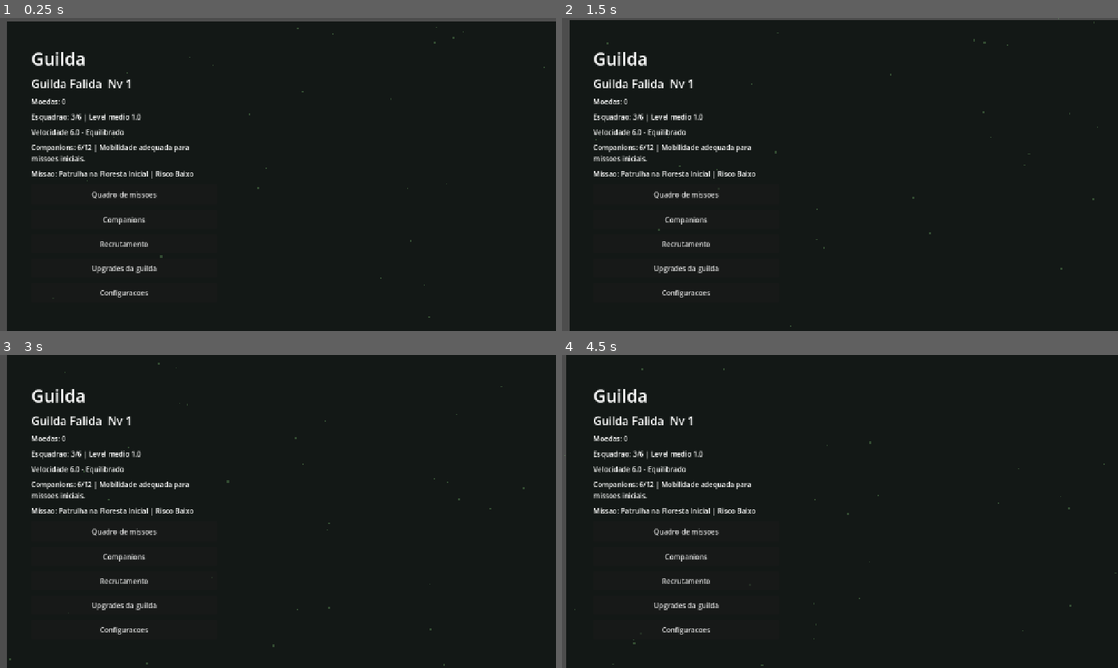
Above: before the commit, frames 1-4 (two rows, left to right).
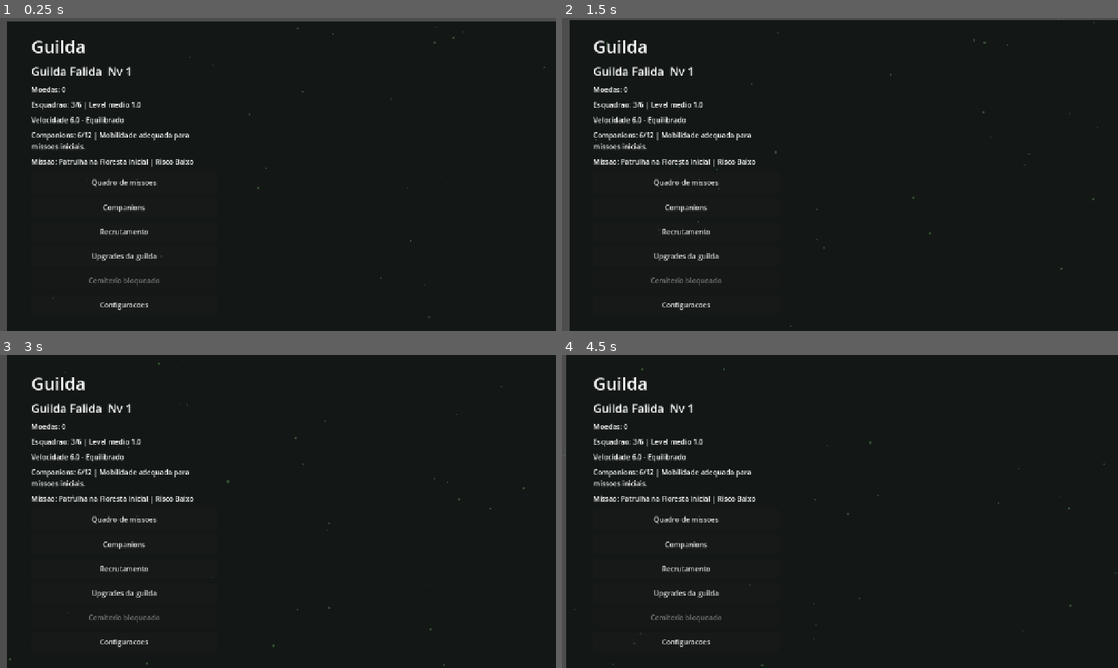
Above: after the commit, the same moments.

Repository: mspandrade/godot-ecos-do-prisma
Game: Godot game, scene res://scenes/ui/GuildScene.tscn
The game is run twice, just before and just after one commit, with the same random seed, the same clock (stepped at 60 frames per second) and the same inputs.
Inputs:
- Up to frame 1 (0.25 s): no input
- Up to frame 2 (1.5 s): click "Quadro de missoes" at 0.5 s; click "Voltar" at 1.25 s
- Up to frame 3 (3 s): click "Companions" at 2 s; click "Voltar" at 2.75 s
- Up to frame 4 (4.5 s): click "Recrutamento" at 3.5 s; click "Voltar" at 4.25 s

The runs differ from the first frame. In frame 1, 4.6% of the frame differs, in the area x 5-35%, y 7-94%; in frame 2, 4.6%; in frame 3, 4.6%; in frame 4, 4.6%.

Commit message:
Add graveyard and resurrection flow

Diff:
--- /dev/null
+++ b/scenes/ui/GraveyardScene.tscn
@@ -0,0 +1,73 @@
+[gd_scene load_steps=2 format=3]
+
+[ext_resource type="Script" path="res://scripts/ui/graveyard_scene.gd" id="1"]
+
+[node name="GraveyardScene" type="Control"]
+layout_mode = 3
+anchors_preset = 15
+anchor_right = 1.0
+anchor_bottom = 1.0
+grow_horizontal = 2
+grow_vertical = 2
+script = ExtResource("1")
+
+[node name="Background" type="ColorRect" parent="."]
+layout_mode = 1
+anchors_preset = 15
+anchor_right = 1.0
+anchor_bottom = 1.0
+color = Color(0.065, 0.075, 0.085, 1)
+
+[node name="Panel" type="Panel" parent="."]
+layout_mode = 1
+anchors_preset = 8
+anchor_left = 0.5
+anchor_top = 0.5
+anchor_right = 0.5
+anchor_bottom = 0.5
+offset_left = -380.0
+offset_top = -260.0
+offset_right = 380.0
+offset_bottom = 260.0
+
+[node name="VBox" type="VBoxContainer" parent="Panel"]
+layout_mode = 1
+anchors_preset = 15
+anchor_right = 1.0
+anchor_bottom = 1.0
+offset_left = 24.0
+offset_top = 22.0
+offset_right = -24.0
+offset_bottom = -22.0
+theme_override_constants/separation = 12
+
+[node name="Title" type="Label" parent="Panel/VBox"]
+layout_mode = 2
+theme_override_font_sizes/font_size = 30
+text = "Cemiterio"
+
+[node name="CoinsLabel" type="Label" parent="Panel/VBox"]
+unique_name_in_owner = true
+layout_mode = 2
+text = "Moedas: 0"
+
+[node name="StatusLabel" type="Label" parent="Panel/VBox"]
+unique_name_in_owner = true
+layout_mode = 2
+text = "Mortos registrados: 0"
+
+[node name="DeadScroll" type="ScrollContainer" parent="Panel/VBox"]
+layout_mode = 2
+size_flags_vertical = 3
+
+[node name="DeadList" type="VBoxContainer" parent="Panel/VBox/DeadScroll"]
+unique_name_in_owner = true
+layout_mode = 2
+size_flags_horizontal = 3
+theme_override_constants/separation = 12
+
+[node name="BackButton" type="Button" parent="Panel/VBox"]
+unique_name_in_owner = true
+layout_mode = 2
+custom_minimum_size = Vector2(0, 42)
+text = "Voltar"
--- a/scenes/ui/GuildScene.tscn
+++ b/scenes/ui/GuildScene.tscn
@@ -114,6 +114,12 @@
 layout_mode = 2
 text = "Upgrades da guilda"
 
+[node name="GraveyardButton" type="Button" parent="MenuBox"]
+unique_name_in_owner = true
+custom_minimum_size = Vector2(0, 44)
+layout_mode = 2
+text = "Cemiterio"
+
 [node name="SettingsButton" type="Button" parent="MenuBox"]
 unique_name_in_owner = true
 custom_minimum_size = Vector2(0, 44)
--- a/scripts/core/game_data.gd
+++ b/scripts/core/game_data.gd
@@ -319,6 +319,8 @@
 		data["cooldown"] = maxf(0.1, float(result.get("cooldown", data.get("cooldown", 1.0))))
 		data["ability_power"] = maxf(0.0, float(result.get("ability_power", data.get("ability_power", 1.0))))
 		data["state"] = _normalized_return_state(str(result.get("state", data.get("state", "disponivel"))))
+		if str(data["state"]) == "morto":
+			active_squad.erase(companion_id)
 		companion_roster[companion_id] = data
 		changed = true
 	if changed:
@@ -378,6 +380,56 @@
 	save_data()
 	companion_roster_changed.emit()
 	recruitment_changed.emit()
+	return true
+
+func get_dead_companions() -> Array:
+	_ensure_guild_defaults()
+	var result := []
+	for companion_id in companion_roster.keys():
+		var data: Dictionary = companion_roster[companion_id].duplicate(true)
+		if str(data.get("state", "disponivel")) != "morto":
+			continue
+		data["id"] = str(companion_id)
+		data["resurrection_cost"] = get_resurrection_cost(str(companion_id))
+		result.append(data)
+	result.sort_custom(func(a: Dictionary, b: Dictionary): return str(a["name"]) < str(b["name"]))
+	return result
+
+func get_resurrection_cost(companion_id: String) -> int:
+	if not companion_roster.has(companion_id):
+		return 0
+	var data: Dictionary = companion_roster[companion_id]
+	var level := int(data.get("level", 1))
+	var rarity := str(data.get("rarity", "comum"))
+	var rarity_cost := 0
+	match rarity:
+		"incomum":
+			rarity_cost = 80
+		"raro":
+			rarity_cost = 180
+		"epico":
+			rarity_cost = 360
+		"lendario":
+			rarity_cost = 700
+	return 220 + max(0, level - 1) * 90 + rarity_cost
+
+func resurrect_companion(companion_id: String) -> bool:
+	_ensure_guild_defaults()
+	if not companion_roster.has(companion_id):
+		return false
+	var data: Dictionary = companion_roster[companion_id]
+	if str(data.get("state", "disponivel")) != "morto":
+		return false
+	var cost := get_resurrection_cost(companion_id)
+	if not spend_coins(cost):
+		return false
+	data["state"] = "ferido"
+	data["current_health"] = maxf(1.0, float(data.get("max_health", 1.0)) * 0.35)
+	data["xp"] = int(floor(max(0, int(data.get("xp", 0))) * 0.75))
+	companion_roster[companion_id] = data
+	save_data()
+	companion_roster_changed.emit()
+	squad_changed.emit(get_squad_summary())
 	return true
 
 func get_missions() -> Array:
@@ -503,6 +555,8 @@
 		if not companion_roster.has(companion_id):
 			continue
 		var data: Dictionary = companion_roster[companion_id]
+		if str(data.get("state", "disponivel")) == "morto":
+			continue
 		total_level += float(data.get("level", 1))
 		total_speed += float(data.get("speed_rating", 0.0))
 		count += 1
@@ -658,7 +712,10 @@
 		companion_roster = _default_companion_roster()
 		if active_squad.is_empty():
 			active_squad = ["c_warrior_001", "c_archer_001", "c_cleric_001"]
-	active_squad = active_squad.filter(func(companion_id): return companion_roster.has(str(companion_id)))
+	active_squad = active_squad.filter(func(companion_id):
+		var resolved_id := str(companion_id)
+		return companion_roster.has(resolved_id) and str(companion_roster[resolved_id].get("state", "disponivel")) != "morto"
+	)
 	if recruitment.is_empty():
 		recruitment = {"available": _generate_recruitment_queue(), "reroll_count": 0}
 	if not recruitment.has("available") or recruitment.get("available", []).is_empty():
--- a/scripts/game/companion.gd
+++ b/scripts/game/companion.gd
@@ -4,6 +4,7 @@
 
 signal leveled_up(companion: Node, choices: Array)
 signal health_changed(companion: Node, current: float, maximum: float)
+signal state_changed(companion: Node, state: String, seconds_remaining: float)
 
 var companion_id := "shield_warrior"
 var display_name := "Guerreiro do Escudo"
@@ -27,6 +28,8 @@
 var player: Node2D
 var contact_tick := 0.0
 var is_down := false
+var downed_time_remaining := 30.0
+var downed_duration := 30.0
 var is_recruited := false
 var is_invulnerable := false
 var shield_charge_state := "idle"
@@ -106,6 +109,7 @@
 		_update_walk_animation(false)
 		return
 	if is_down:
+		_process_downed(delta)
 		_update_walk_animation(false)
 		return
 	spawn_grace_time = max(0.0, spawn_grace_time - delta)
@@ -240,7 +244,7 @@
 			_assassin_attack()
 
 func take_damage(amount: float) -> void:
-	if is_down or not is_recruited or spawn_grace_time > 0.0 or is_invulnerable:
+	if is_down or state == "morto" or not is_recruited or spawn_grace_time > 0.0 or is_invulnerable:
 		return
 	var mitigated_amount := maxf(1.0, amount - defense * 0.35)
 	health = max(0.0, health - mitigated_amount)
@@ -253,7 +257,7 @@
 	health_changed.emit(self, health, max_health)
 
 func heal(amount: float) -> void:
-	if is_down or not is_recruited or health >= max_health:
+	if is_down or state == "morto" or not is_recruited or health >= max_health:
 		return
 	health = min(max_health, health + amount)
 	if body:
@@ -278,18 +282,41 @@
 func _fall() -> void:
 	is_down = true
 	state = "caido"
+	downed_time_remaining = downed_duration
 	velocity = Vector2.ZERO
+	collision_layer = 0
+	collision_mask = 0
+	remove_from_group("heroes")
+	if body:
+		body.modulate = Color(0.45, 0.45, 0.45, 0.78)
+	health_changed.emit(self, health, max_health)
+	state_changed.emit(self, state, downed_time_remaining)
+
+func _process_downed(delta: float) -> void:
+	if state != "caido":
+		return
+	downed_time_remaining = maxf(0.0, downed_time_remaining - delta)
+	state_changed.emit(self, state, downed_time_remaining)
+	if downed_time_remaining <= 0.0:
+		_die()
+
+func _die() -> void:
+	is_down = true
+	state = "morto"
+	health = 0.0
 	visible = false
 	collision_layer = 0
 	collision_mask = 0
 	remove_from_group("heroes")
 	health_changed.emit(self, health, max_health)
+	state_changed.emit(self, state, 0.0)
 
 func recruit(new_offset: Vector2) -> void:
-	if is_recruited or is_down:
+	if is_recruited or is_down or state == "morto":
 		return
 	is_recruited = true
 	state = "em_missao"
+	downed_time_remaining = downed_duration
 	follow_offset = new_offset
 	health = max_health
 	_snap_to_formation()
--- a/scripts/game/companion_manager.gd
+++ b/scripts/game/companion_manager.gd
@@ -74,7 +74,7 @@
 			"range": companion.attack_range,
 			"cooldown": companion.attack_cooldown,
 			"ability_power": companion.ability_power,
-			"state": "ferido" if companion.is_down else "disponivel"
+			"state": companion.state if companion.is_down else "disponivel"
 		})
 	return results
 
--- /dev/null
+++ b/scripts/ui/graveyard_scene.gd
@@ -0,0 +1,58 @@
+extends Control
+
+@onready var coins_label: Label = %CoinsLabel
+@onready var status_label: Label = %StatusLabel
+@onready var dead_list: VBoxContainer = %DeadList
+
+func _ready() -> void:
+	%BackButton.pressed.connect(func(): get_tree().change_scene_to_file("res://scenes/ui/GuildScene.tscn"))
+	GameData.coins_changed.connect(func(_coins: int): _refresh())
+	GameData.companion_roster_changed.connect(_refresh)
+	_refresh()
+
+func _refresh() -> void:
+	coins_label.text = "Moedas: %d" % GameData.coins
+	for child in dead_list.get_children():
+		child.queue_free()
+	var dead_companions := GameData.get_dead_companions()
+	status_label.text = "Mortos registrados: %d" % dead_companions.size()
+	if dead_companions.is_empty():
+		var empty := Label.new()
+		empty.text = "Nenhum companion no cemiterio."
+		dead_list.add_child(empty)
+		return
+	for companion in dead_companions:
+		_add_dead_row(companion)
+
+func _add_dead_row(companion: Dictionary) -> void:
+	var row := VBoxContainer.new()
+	row.custom_minimum_size = Vector2(0, 126)
+	var title := Label.new()
+	title.text = "%s | %s %s | Lv %d" % [
+		str(companion.get("name", "Companion")),
+		str(companion.get("class_name", companion.get("class", ""))),
+		str(companion.get("rarity", "comum")).capitalize(),
+		int(companion.get("level", 1))
+	]
+	title.add_theme_font_size_override("font_size", 18)
+	var details := Label.new()
+	details.text = "Ataque %.1f | Defesa %.1f | Vel %.1f | XP %d/%d" % [
+		float(companion.get("attack", 0.0)),
+		float(companion.get("defense", 0.0)),
+		float(companion.get("speed_rating", 0.0)),
+		int(companion.get("xp", 0)),
+		int(companion.get("xp_required", 10))
+	]
+	var button := Button.new()
+	var cost := int(companion.get("resurrection_cost", 0))
+	button.text = "Ressuscitar - %d moedas" % cost
+	button.disabled = GameData.coins < cost
+	button.pressed.connect(_resurrect.bind(str(companion["id"])))
+	row.add_child(title)
+	row.add_child(details)
+	row.add_child(button)
+	dead_list.add_child(row)
+
+func _resurrect(companion_id: String) -> void:
+	if not GameData.resurrect_companion(companion_id):
+		_refresh()
--- a/scripts/ui/guild_scene.gd
+++ b/scripts/ui/guild_scene.gd
@@ -13,12 +13,14 @@
 	%RosterButton.pressed.connect(func(): get_tree().change_scene_to_file("res://scenes/ui/CharactersScreen.tscn"))
 	%RecruitmentButton.pressed.connect(func(): get_tree().change_scene_to_file("res://scenes/ui/RecruitmentScene.tscn"))
 	%UpgradesButton.pressed.connect(func(): get_tree().change_scene_to_file("res://scenes/ui/UpgradesScreen.tscn"))
+	%GraveyardButton.pressed.connect(func(): get_tree().change_scene_to_file("res://scenes/ui/GraveyardScene.tscn"))
 	%SettingsButton.pressed.connect(_show_settings)
 	GameData.coins_changed.connect(func(_coins: int): _refresh())
 	GameData.companion_roster_changed.connect(_refresh)
 	GameData.squad_changed.connect(func(_summary: Dictionary): _refresh())
 	GameData.recruitment_changed.connect(_refresh)
 	GameData.mission_changed.connect(func(_mission_id: String): _refresh())
+	GameData.guild_changed.connect(_refresh)
 	particles.emitting = true
 	_refresh()
 
@@ -48,6 +50,9 @@
 		str(summary["mobility_warning"])
 	]
 	%MissionButton.disabled = int(summary["size"]) <= 0
+	var graveyard_unlocked: bool = (GameData.guild.get("unlocked_structures", []) as Array).has("graveyard")
+	%GraveyardButton.disabled = not graveyard_unlocked
+	%GraveyardButton.text = "Cemiterio" if graveyard_unlocked else "Cemiterio bloqueado"
 
 func _show_settings() -> void:
 	%SettingsLabel.visible = not %SettingsLabel.visible
--- a/scripts/ui/hud.gd
+++ b/scripts/ui/hud.gd
@@ -50,10 +50,22 @@
 	companion_health_list.add_child(row)
 	_update_companion_health_bar(bar, companion.health, companion.max_health)
 	companion.health_changed.connect(func(_companion: Node, current: float, maximum: float): _update_companion_health_bar(bar, current, maximum))
+	if companion.has_signal("state_changed"):
+		companion.state_changed.connect(func(_companion: Node, state: String, seconds_remaining: float): _update_companion_state_label(label, companion.display_name, state, seconds_remaining))
 
 func _update_companion_health_bar(bar: ProgressBar, current: float, maximum: float) -> void:
 	bar.max_value = maximum
 	bar.value = current
+
+func _update_companion_state_label(label: Label, companion_name: String, state: String, seconds_remaining: float) -> void:
+	var base_name := _short_companion_name(str(companion_name))
+	match state:
+		"caido":
+			label.text = "%s Caido %ds" % [base_name, int(ceil(seconds_remaining))]
+		"morto":
+			label.text = "%s Morto" % base_name
+		_:
+			label.text = base_name
 
 func _short_companion_name(name: String) -> String:
 	match name:
--- a/tests/test_runner.gd
+++ b/tests/test_runner.gd
@@ -49,6 +49,7 @@
 	_test_flee_does_not_complete_mission()
 	_test_enemy_spawner_accepts_mission_profile()
 	_test_companion_run_results_update_roster()
+	_test_dead_companion_resurrection_flow()
 	_test_recruitment_hire_adds_companion()
 	_test_recruitment_reroll_spends_coins_and_scales_cost()
 	_test_scene_pool_acquire_and_recycle_signal()
@@ -149,8 +150,11 @@
 	_assert_float_eq(companion.ability_power, 1.15, "Companion ability upgrade applies")
 	companion.take_damage(40.0)
 	_assert_eq(companion.health, 0.0, "Companion can fall after taking lethal damage")
-	_assert_true(companion.is_down, "Companion dies permanently after falling")
-	_assert_true(not companion.is_damage_target(), "Dead companion is no longer a damage target")
+	_assert_true(companion.is_down, "Companion enters downed state after falling")
+	_assert_eq(companion.state, "caido", "Fallen companion waits in caido state")
+	_assert_true(not companion.is_damage_target(), "Downed companion is no longer a damage target")
+	companion._process_downed(companion.downed_duration)
+	_assert_eq(companion.state, "morto", "Downed companion dies when the rescue timer expires")
 	companion.free()
 
 func _test_companion_ignores_xp_and_upgrades_when_unavailable() -> void:
@@ -430,6 +434,37 @@
 	_assert_float_eq(companion["current_health"], 16.8, "Wounded companion returns with partial health")
 	data.free()
 
+func _test_dead_companion_resurrection_flow() -> void:
+	var data: Node = GameDataScript.new()
+	data.coins = 1000
+	data.apply_companion_run_results([
+		{
+			"id": "c_warrior_001",
+			"level": 3,
+			"xp": 8,
+			"xp_required": 18,
+			"max_health": 48.0,
+			"current_health": 0.0,
+			"attack": 7.5,
+			"defense": 5.0,
+			"move_speed": 220.0,
+			"speed_rating": 6.5,
+			"range": 170.0,
+			"cooldown": 1.1,
+			"ability_power": 1.25,
+			"state": "morto"
+		}
+	])
+	_assert_eq(data.companion_roster["c_warrior_001"]["state"], "morto", "Dead run result persists in roster")
+	_assert_true(not data.get_active_squad().has("c_warrior_001"), "Dead companion is removed from active squad")
+	_assert_eq(data.get_dead_companions().size(), 1, "Dead companion appears in graveyard list")
+	var cost: int = data.get_resurrection_cost("c_warrior_001")
+	_assert_true(data.resurrect_companion("c_warrior_001"), "Dead companion can be resurrected when coins are available")
+	_assert_eq(data.coins, 1000 - cost, "Resurrection spends coins")
+	_assert_eq(data.companion_roster["c_warrior_001"]["state"], "ferido", "Resurrected companion returns wounded")
+	_assert_eq(data.companion_roster["c_warrior_001"]["xp"], 6, "Resurrection applies XP penalty")
+	data.free()
+
 func _test_recruitment_hire_adds_companion() -> void:
 	var data: Node = GameDataScript.new()
 	data.coins = 1000
Not shown, added: scripts/ui/graveyard_scene.gd.uid
Not shown, changed: IMPLEMENTATION_STATUS.md
